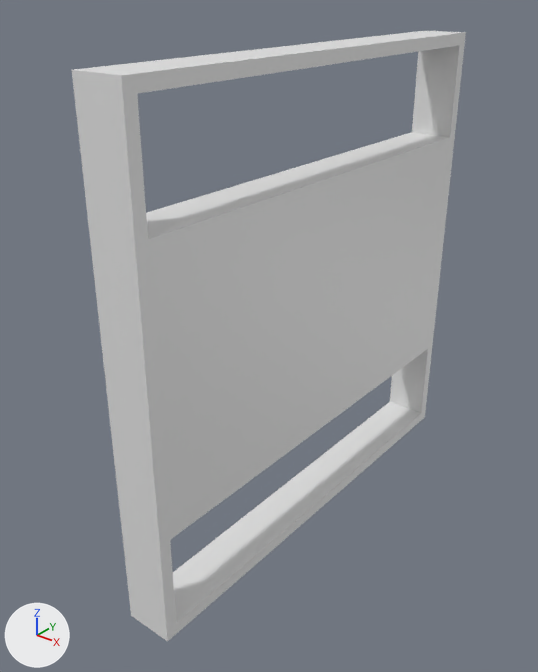
Before and after pictures for a commit that changed the OBJ model data/bmc/SET_4W2C/t_085.obj.
Both versions are drawn from a 50 mm camera at (1.073, -1.165, 0.616) aimed at (0.202, -0.075, -0.059). The lights are fixed; the arrows at lower left show +X, +Y and +Z. Where no turn or scale is listed for an object, it has been applied to the vertices.

In view in the first picture: 't_085'.
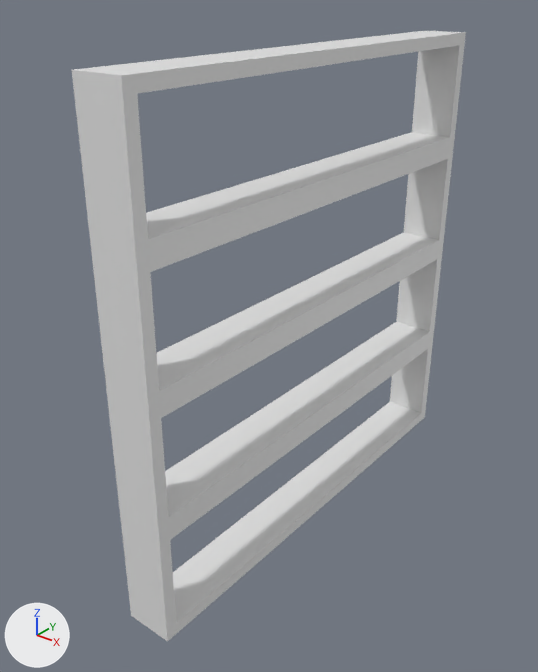
Changed parts and their boxes [x1, y1, x2, y2] in the pictures (538 x 672 px):
part 1 of me_t_085, added
    after: [72, 31, 466, 642]

The change, as a diff of the scene's bpy script:
```diff
--- a/data/bmc/SET_4W2C/t_085.obj.py
+++ b/data/bmc/SET_4W2C/t_085.obj.py
@@ me_t_085 @@
 # used by ob_t_085; location = (0.0, 0.0, 0.0)
-me_t_085.from_pydata(...)  # 78 vertices, 224 faces; spans x 0.2..0.3, y -0.5..0.5, z -0.5..0.5
+me_t_085.from_pydata(...)  # 331 vertices, 746 faces; spans x 0.2..0.3, y -0.5..0.5, z -0.5..0.5
+# me_t_085 part 1: 253 vertices added at x 0.2..0.3, y -0.5..0.5, z -0.5..0.5
```
